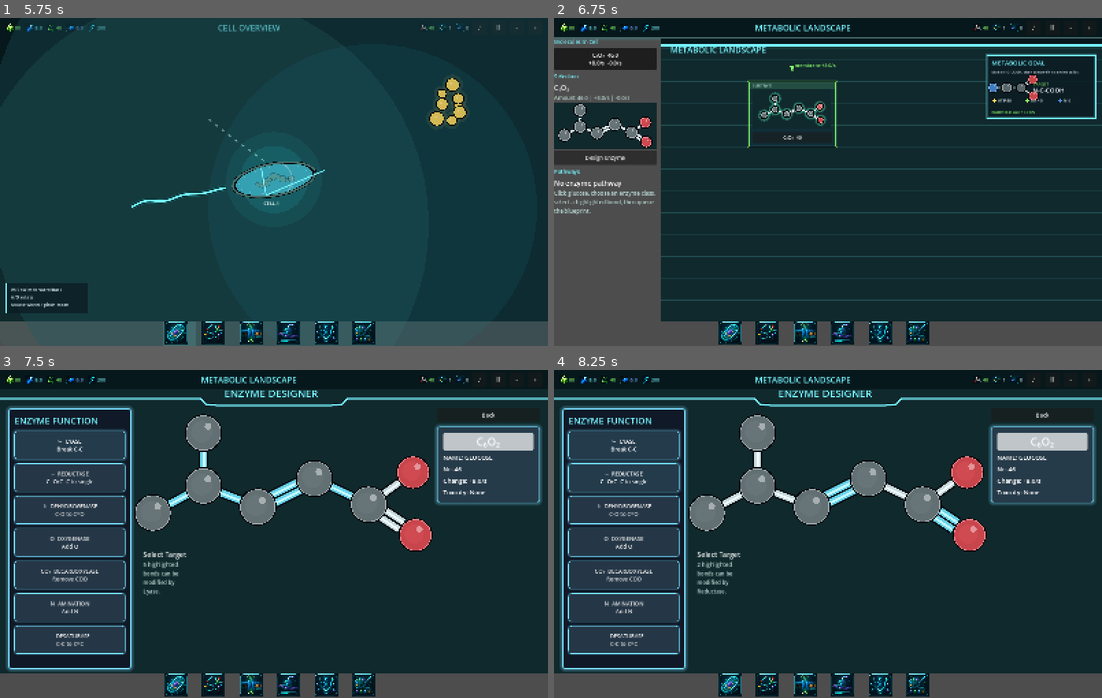
Above: before the commit, frames 1-4 (two rows, left to right).
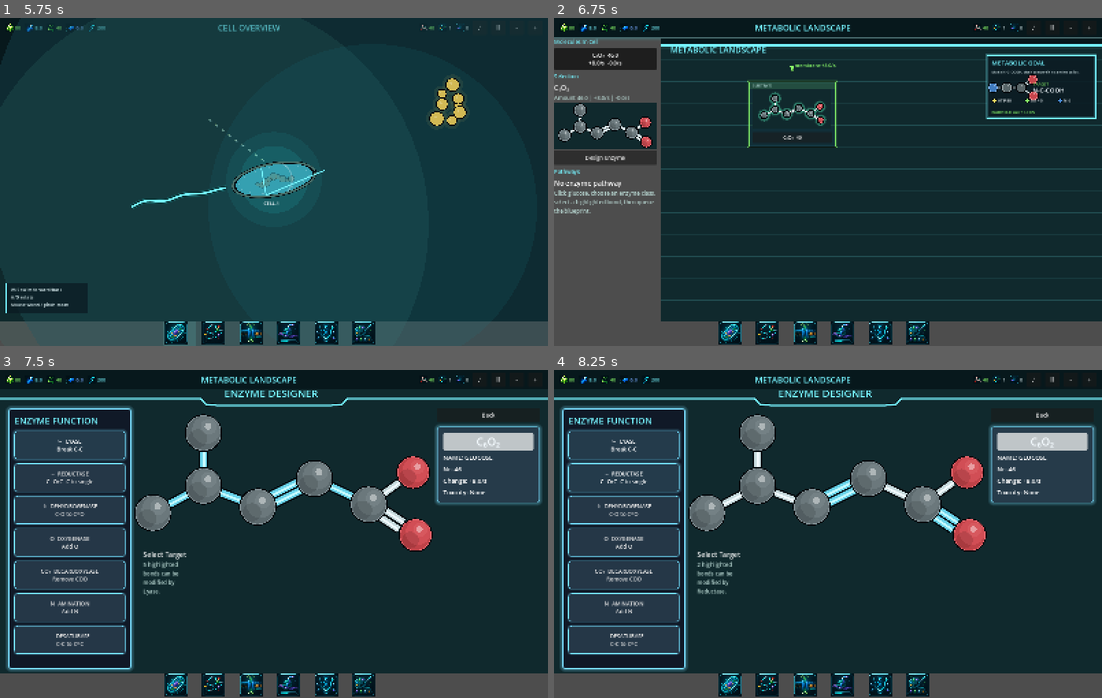
Above: after the commit, the same moments.

Repository: EliasEnglund/SimCell
Game: Godot game, scene res://scenes/main.tscn
Two runs of this game, one before a commit and one after it. Both use one fixed random seed, a clock stepped at 60 frames per second and the inputs below.
Inputs (mouse positions are in pixels of both pictures, inside the frame that each line leads up to):
- Up to frame 1 (5.75 s): click "PLAY" at 0.5 s; click "♪" at 1.25 s; click "♫" at 2 s; click "Ⅱ" at 2.75 s; click "-" at 3.5 s; click "+" at 4.25 s; click (180, 332) at 5.02 s
- Up to frame 2 (6.75 s): click (773, 332) at 5.77 s; click "C₆O₂ 46.0 +8.0/s -0.0/s" at 6.5 s
- Up to frame 3 (7.5 s): click "Design Enzyme" at 7.25 s
- Up to frame 4 (8.25 s): click "− REDUCTASE C=O/C=C to single" at 8 s

Frame 1 is identical in both runs. In frame 2, 0.2% of the frame differs, in the area x 0-50%, y 24-40%; in frame 3, 0.5%, in the area x 24-79%, y 13-55%; in frame 4, 0.5%.

Commit message:
Refine molecule atom rim and gradient variants

Diff:
--- a/scripts/ui/main.gd
+++ b/scripts/ui/main.gd
@@ -444,15 +444,15 @@
 	if molecule.is_empty() and not sim.molecule_types.is_empty():
 		molecule = sim.molecule_types[sim.molecule_types.keys()[0]]
 	var variants := [
-		{"n": 1, "name": "Variant 3 Base", "zoom": 0.58, "atom": 0.96, "bond": 0.70, "spacing": 1.12, "outline": 7.2, "rim": 2.4, "trim": 1.05, "gap": 5.6, "gloss": 0.45},
-		{"n": 2, "name": "Slightly Smaller", "zoom": 0.58, "atom": 0.92, "bond": 0.70, "spacing": 1.13, "outline": 7.0, "rim": 2.3, "trim": 1.02, "gap": 5.7, "gloss": 0.45},
-		{"n": 3, "name": "Slightly Larger", "zoom": 0.58, "atom": 1.00, "bond": 0.70, "spacing": 1.12, "outline": 7.5, "rim": 2.5, "trim": 1.08, "gap": 5.5, "gloss": 0.46},
-		{"n": 4, "name": "More Air", "zoom": 0.57, "atom": 0.94, "bond": 0.68, "spacing": 1.18, "outline": 7.2, "rim": 2.4, "trim": 1.02, "gap": 5.9, "gloss": 0.45},
-		{"n": 5, "name": "Tighter Air", "zoom": 0.59, "atom": 0.96, "bond": 0.72, "spacing": 1.08, "outline": 7.4, "rim": 2.4, "trim": 1.08, "gap": 5.3, "gloss": 0.46},
-		{"n": 6, "name": "Heavier Edge", "zoom": 0.58, "atom": 0.96, "bond": 0.70, "spacing": 1.12, "outline": 8.4, "rim": 2.2, "trim": 1.06, "gap": 5.6, "gloss": 0.43},
-		{"n": 7, "name": "Cleaner Rim", "zoom": 0.58, "atom": 0.96, "bond": 0.68, "spacing": 1.12, "outline": 6.8, "rim": 3.0, "trim": 1.04, "gap": 5.7, "gloss": 0.44},
-		{"n": 8, "name": "Thicker Bonds", "zoom": 0.58, "atom": 0.94, "bond": 0.82, "spacing": 1.13, "outline": 7.2, "rim": 2.4, "trim": 1.04, "gap": 5.4, "gloss": 0.45},
-		{"n": 9, "name": "Closer Double Bond", "zoom": 0.58, "atom": 0.96, "bond": 0.72, "spacing": 1.12, "outline": 7.4, "rim": 2.5, "trim": 1.06, "gap": 4.6, "gloss": 0.46}
+		{"n": 1, "name": "Subtle Rim Base", "zoom": 0.58, "atom": 0.96, "bond": 0.70, "spacing": 1.12, "outline": 7.2, "rim": 0.9, "rim_light": 0.08, "trim": 1.05, "gap": 5.6, "gloss": 0.45},
+		{"n": 2, "name": "Darker Rim", "zoom": 0.58, "atom": 0.96, "bond": 0.70, "spacing": 1.12, "outline": 7.2, "rim": 0.6, "rim_light": 0.04, "trim": 1.05, "gap": 5.6, "gloss": 0.44},
+		{"n": 3, "name": "Thin Rim", "zoom": 0.58, "atom": 0.96, "bond": 0.70, "spacing": 1.12, "outline": 7.2, "rim": 0.3, "rim_light": 0.07, "trim": 1.05, "gap": 5.6, "gloss": 0.45},
+		{"n": 4, "name": "Soft Gradient", "zoom": 0.58, "atom": 0.96, "bond": 0.68, "spacing": 1.13, "outline": 7.0, "rim": 0.8, "rim_light": 0.06, "trim": 1.04, "gap": 5.7, "gloss": 0.40},
+		{"n": 5, "name": "Bright Highlight", "zoom": 0.58, "atom": 0.96, "bond": 0.70, "spacing": 1.12, "outline": 7.2, "rim": 0.8, "rim_light": 0.08, "trim": 1.05, "gap": 5.6, "gloss": 0.55},
+		{"n": 6, "name": "Heavy Edge Subtle Rim", "zoom": 0.58, "atom": 0.96, "bond": 0.70, "spacing": 1.12, "outline": 8.4, "rim": 0.6, "rim_light": 0.05, "trim": 1.06, "gap": 5.6, "gloss": 0.43},
+		{"n": 7, "name": "Small Atom Gradient", "zoom": 0.58, "atom": 0.92, "bond": 0.70, "spacing": 1.14, "outline": 7.0, "rim": 0.8, "rim_light": 0.07, "trim": 1.02, "gap": 5.7, "gloss": 0.45},
+		{"n": 8, "name": "Large Atom Gradient", "zoom": 0.58, "atom": 1.00, "bond": 0.70, "spacing": 1.12, "outline": 7.5, "rim": 0.9, "rim_light": 0.08, "trim": 1.08, "gap": 5.5, "gloss": 0.46},
+		{"n": 9, "name": "Thicker Bonds Subtle Rim", "zoom": 0.58, "atom": 0.94, "bond": 0.82, "spacing": 1.13, "outline": 7.2, "rim": 0.8, "rim_light": 0.06, "trim": 1.04, "gap": 5.4, "gloss": 0.45}
 	]
 	for variant in variants:
 		grid.add_child(_art_molecule_variant_card(molecule, variant))
@@ -473,6 +473,7 @@
 	canvas.graph_spacing_scale = float(variant.get("spacing", 1.0))
 	canvas.atom_outline_extra = float(variant.get("outline", 4.6))
 	canvas.atom_inner_stroke_extra = float(variant.get("rim", 1.3))
+	canvas.atom_inner_stroke_lighten = float(variant.get("rim_light", 0.12))
 	canvas.atom_gloss_alpha = float(variant.get("gloss", 0.42))
 	canvas.bond_trim_scale = float(variant.get("trim", 1.0))
 	canvas.double_bond_gap = float(variant.get("gap", 7.0))
--- a/scripts/ui/molecule_canvas.gd
+++ b/scripts/ui/molecule_canvas.gd
@@ -17,6 +17,7 @@
 var graph_spacing_scale := 1.0
 var atom_outline_extra := 4.6
 var atom_inner_stroke_extra := 1.3
+var atom_inner_stroke_lighten := 0.12
 var atom_gloss_alpha := 0.42
 var bond_outline_extra := 7.0
 var bond_core_extra := 2.0
@@ -224,9 +225,11 @@
 
 func _draw_atom(pos: Vector2, radius: float, base: Color) -> void:
 	draw_circle(pos, radius + atom_outline_extra, Color("02070b"))
-	draw_circle(pos, radius + atom_inner_stroke_extra, base.lightened(0.30))
-	draw_circle(pos, radius - 1.1, base.darkened(0.14))
-	draw_circle(pos + Vector2(-radius * 0.10, -radius * 0.08), radius * 0.62, Color(base.lightened(0.08).r, base.lightened(0.08).g, base.lightened(0.08).b, 0.20))
+	draw_circle(pos, radius + atom_inner_stroke_extra, base.lightened(atom_inner_stroke_lighten))
+	draw_circle(pos, radius - 0.8, base.darkened(0.18))
+	draw_circle(pos + Vector2(radius * 0.16, -radius * 0.18), radius * 0.82, Color(base.lightened(0.10).r, base.lightened(0.10).g, base.lightened(0.10).b, 0.40))
+	draw_circle(pos + Vector2(radius * 0.30, -radius * 0.36), radius * 0.46, Color(base.lightened(0.24).r, base.lightened(0.24).g, base.lightened(0.24).b, 0.22))
+	draw_circle(pos + Vector2(-radius * 0.34, radius * 0.32), radius * 0.54, Color(0.0, 0.0, 0.0, 0.12))
 	draw_circle(pos + Vector2(radius * 0.27, -radius * 0.39), radius * 0.20, Color(1, 1, 1, atom_gloss_alpha))
 
 func _atom_radius(element: String) -> float:
